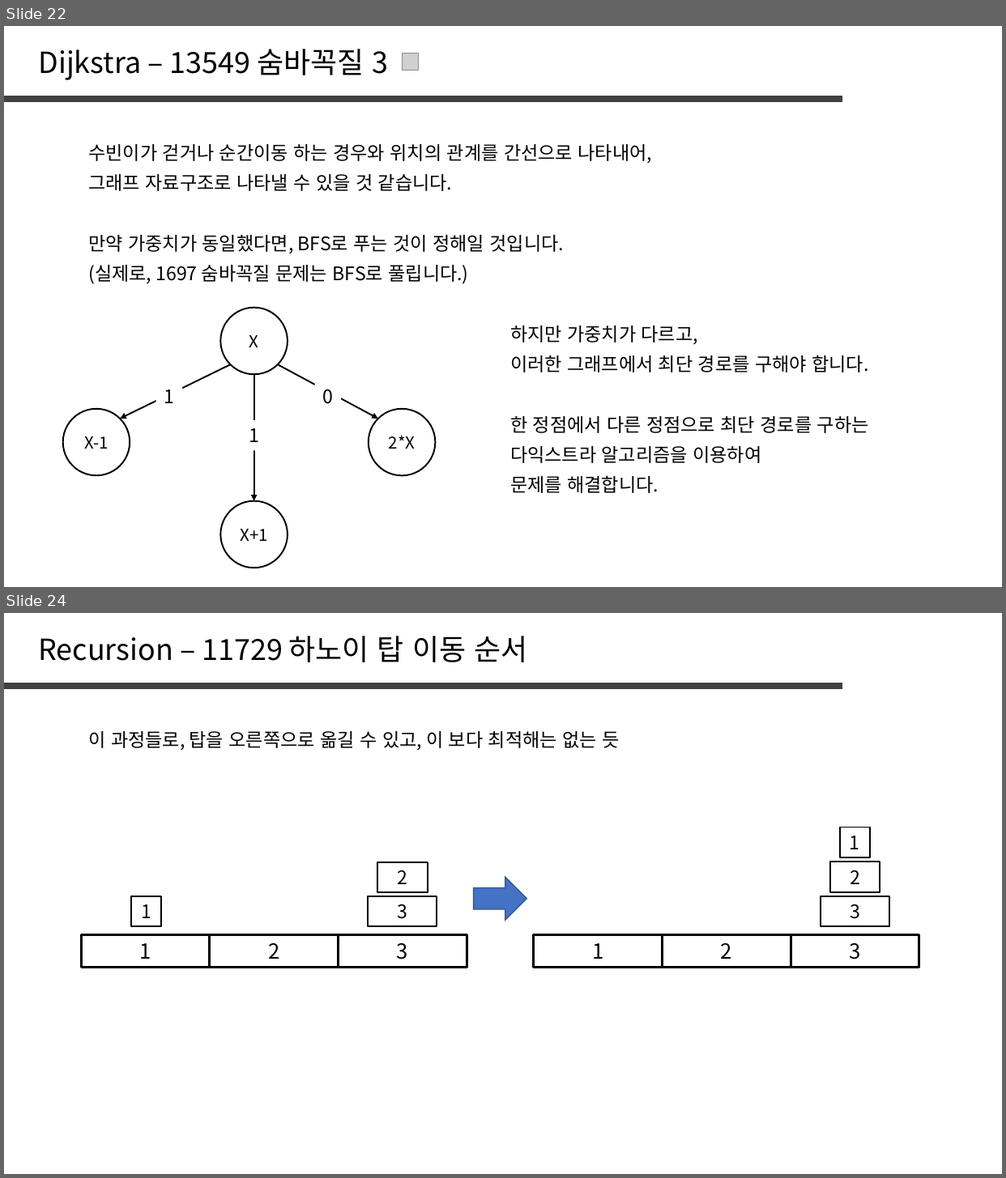
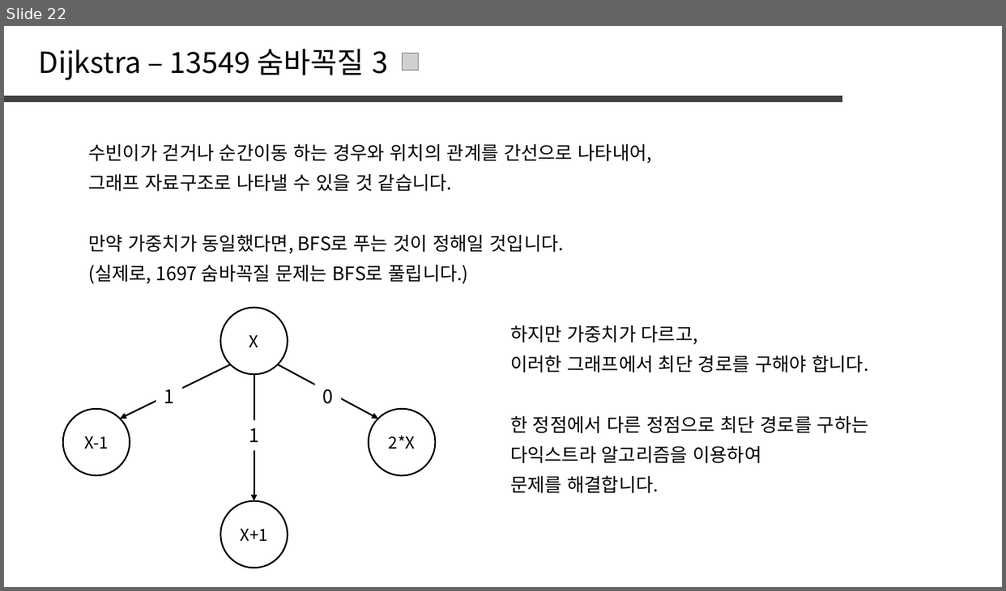
Before and after one commit to jaehoo1/PS-study, a slide deck: study/12_Dijkstra.pptx. Shown one above the other, each under a label of ours: slides 22 and 24 before the commit, slide 22 after it; the slides between them are not shown. The pictures are 1006x1178 and 1006x591 pixels, drawn with LibreOffice and Linux fonts; fonts in the diff are those of the drawing; grey boxes stand for pictures. Boxes give left, top, right and bottom in pixels: in the first picture for what was removed or moved away, otherwise in the second. Text is boxed around its words. In the diff, an @@ line names an element or a change of style, - is before the commit and + after.

```diff
--- a/study/12_Dijkstra.pptx
+++ b/study/12_Dijkstra.pptx
@@ slide 24 removed at box(4, 613, 1002, 1174), background #FFFFFF @@
@@ text removed at box(39, 636, 527, 662) @@
-Recursion – 11729 하노이 탑 이동 순서
@@ line removed from (4, 686) to (842, 686) @@
@@ text removed at box(88, 731, 619, 750) @@
-이 과정들로, 탑을 오른쪽으로 옮길 수 있고, 이 보다 최적해는 없는 듯
@@ rectangle removed at box(840, 827, 870, 857) @@
-1
@@ rectangle removed at box(377, 862, 428, 892) @@
-2
@@ right arrow removed at box(473, 877, 526, 920) @@
@@ rectangle removed at box(829, 862, 880, 892) @@
-2
@@ rectangle removed at box(131, 897, 161, 926) @@
-1
@@ rectangle removed at box(368, 897, 437, 926) @@
-3
@@ rectangle removed at box(820, 897, 889, 926) @@
-3
@@ rectangle removed at box(81, 935, 210, 968) @@
-1
@@ rectangle removed at box(210, 935, 339, 968) @@
-2
@@ rectangle removed at box(338, 935, 467, 968) @@
-3
@@ rectangle removed at box(534, 935, 663, 968) @@
-1
@@ rectangle removed at box(662, 935, 791, 968) @@
-2
@@ rectangle removed at box(791, 935, 919, 968) @@
-3
```
Also in this commit, not shown: 1 slide changed, 5 slides added, 17 other slides removed.
